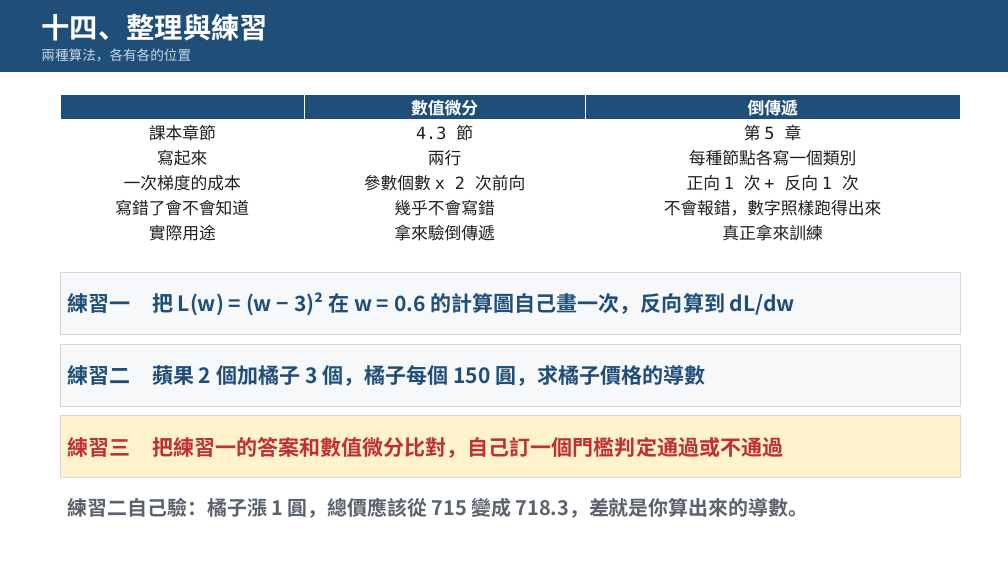
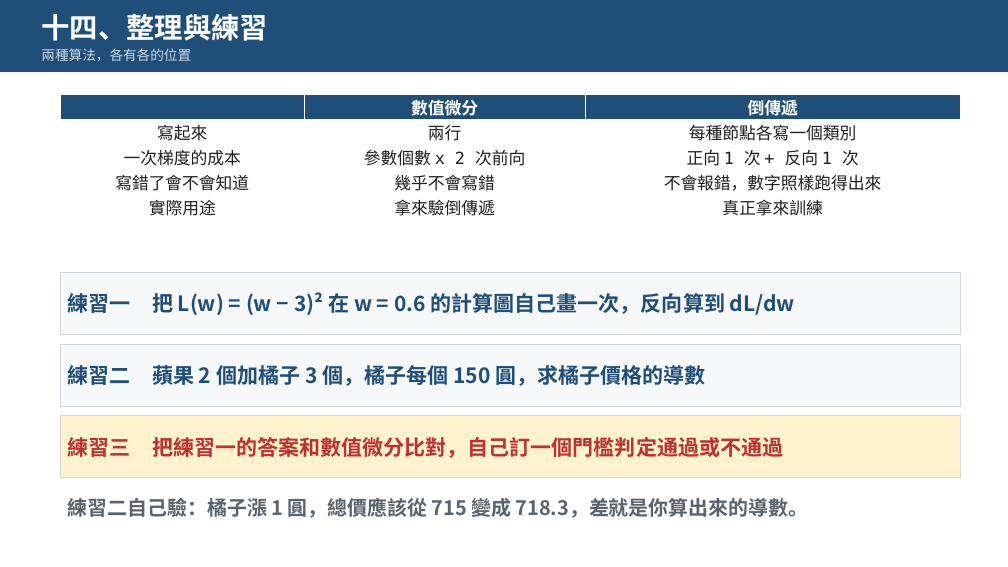
Before and after one commit to pychang-ai/115-1_DLMA, a slide deck: slide 16 of topics/backprop/課外主題_倒傳遞演算法.pptx. Drawn at 1008x567 pixels with LibreOffice and Linux fonts; fonts in the diff are those of the drawing. Boxes give left, top, right and bottom in pixels: in the first picture for what was removed or moved away, otherwise in the second. Text is boxed around its words. In the diff, an @@ line names an element or a change of style, - is before the commit and + after.

```diff
--- a/topics/backprop/課外主題_倒傳遞演算法.pptx
+++ b/topics/backprop/課外主題_倒傳遞演算法.pptx
@@ table at <box>60,95,960,220</box> @@
-row 2: 課本章節 | 4.3 節 | 第 5 章
```
Also in this commit, not shown: 12 other slides changed, 23 other files.
